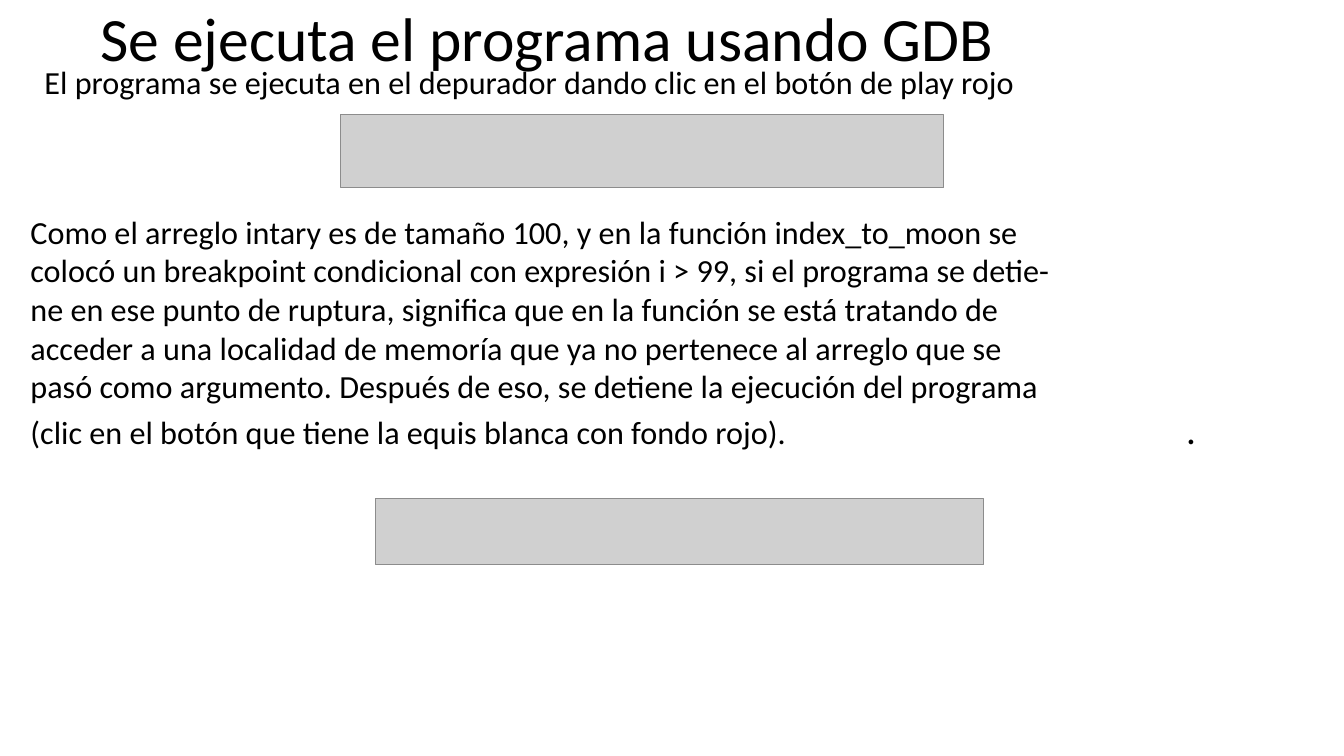
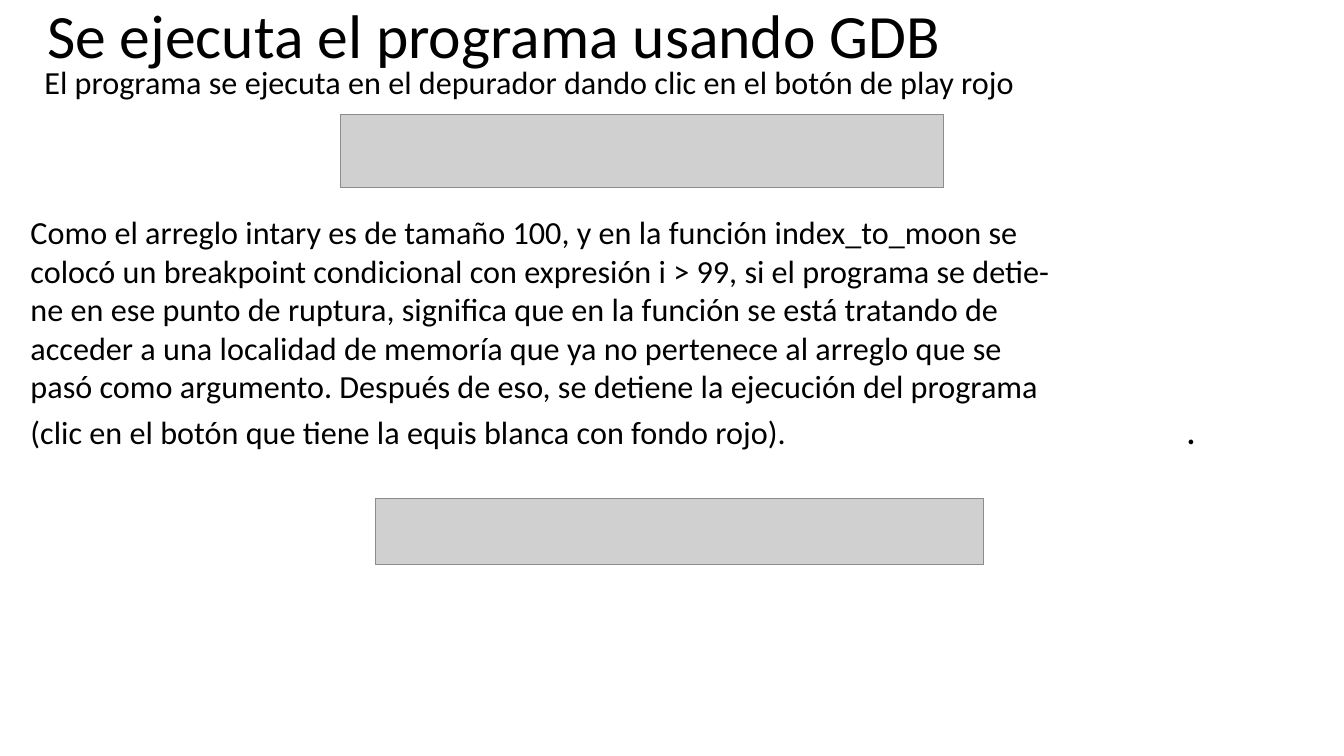
Before and after one commit to programacionestructurada/2021-2, a slide deck: slide 49 of U1_Introduccion_a_la_programacion/Unidad_01_Introduccion_a_la_programacion_2.pptx. Drawn at 1344x756 pixels with LibreOffice and Linux fonts; fonts in the diff are those of the drawing; grey boxes stand for pictures. Boxes give left, top, right and bottom in pixels: in the first picture for what was removed or moved away, otherwise in the second. Text is boxed around its words. In the diff, an @@ line names an element or a change of style, - is before the commit and + after.

```diff
--- a/U1_Introduccion_a_la_programacion/Unidad_01_Introduccion_a_la_programacion_2.pptx
+++ b/U1_Introduccion_a_la_programacion/Unidad_01_Introduccion_a_la_programacion_2.pptx
@@ text "Se ejecuta el programa usando ...": place and size @@
-text "Se ejecuta el programa usando ..." at [100,18,993,76]
+text "Se ejecuta el programa usando ..." at [47,15,940,73]
```
Also in this commit, not shown: 18 other slides changed, 1 slide added, 1 slide removed.
